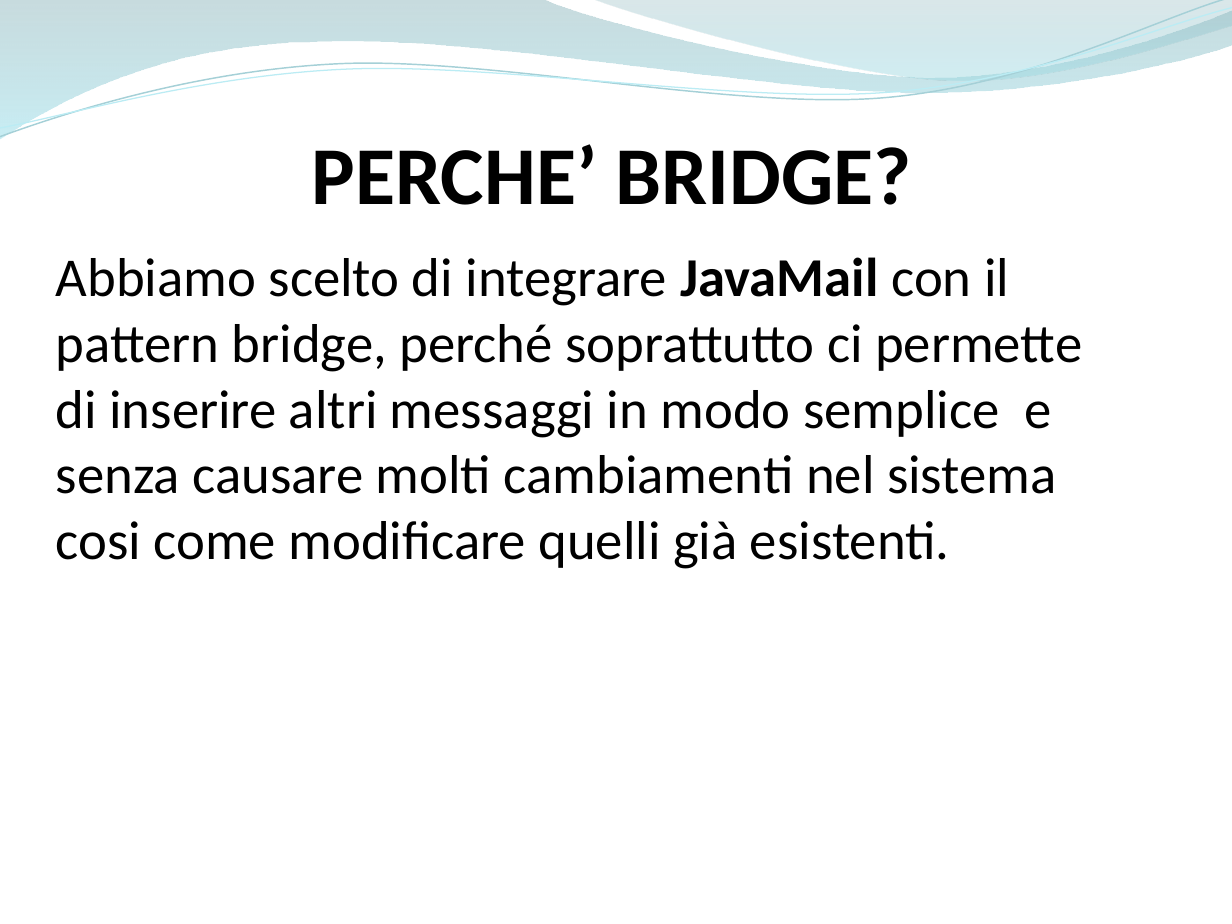
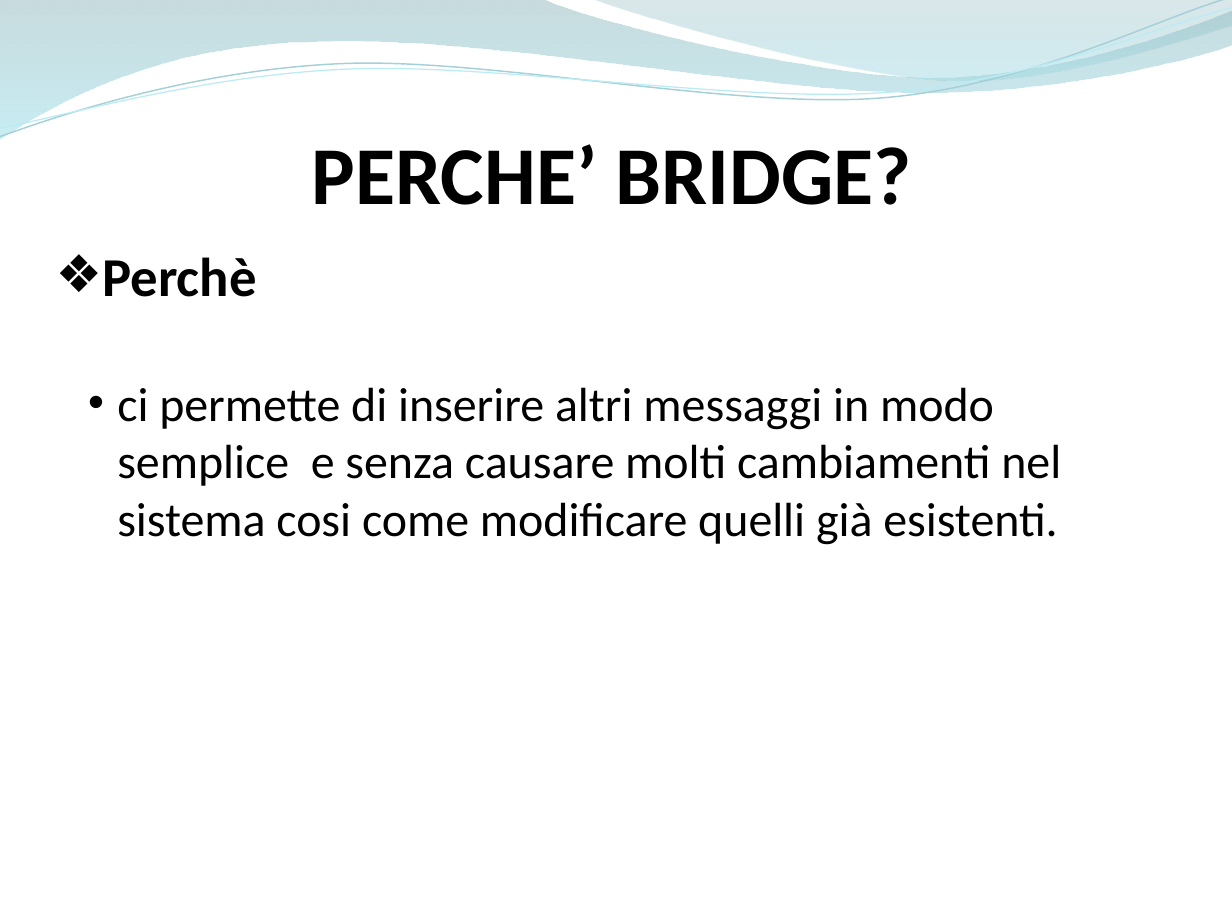
Before and after one commit to ammirate/at-silo, a slide deck: slide 8 of Presentazione/Atsilo1/Bottiglieri/Atsilo_A_GianfrancoB.pptx. Drawn at 1232x924 pixels with LibreOffice and Linux fonts; fonts in the diff are those of the drawing. Boxes give left, top, right and bottom in pixels: in the first picture for what was removed or moved away, otherwise in the second. Text is boxed around its words. In the diff, an @@ line names an element or a change of style, - is before the commit and + after.

Commit message:
[WT A ] modifica bozza

```diff
--- a/Presentazione/Atsilo1/Bottiglieri/Atsilo_A_GianfrancoB.pptx
+++ b/Presentazione/Atsilo1/Bottiglieri/Atsilo_A_GianfrancoB.pptx
@@ text at (x1=102, y1=257, x2=1061, y2=545): text changed; size 32 to 28 pt @@
-Abbiamo scelto di integrare JavaMail con il pattern bridge, perché soprattutto ci permette di inserire altri messaggi in modo semplice e senza causare molti cambiamenti nel sistema cosi come modificare quelli già esistenti.
+❖ Perchè
+  • ci permette di inserire altri messaggi in modo semplice e senza causare molti cambiamenti nel sistema cosi come modificare quelli già esistenti.
```
Also in this commit, not shown: 4 other slides changed.
